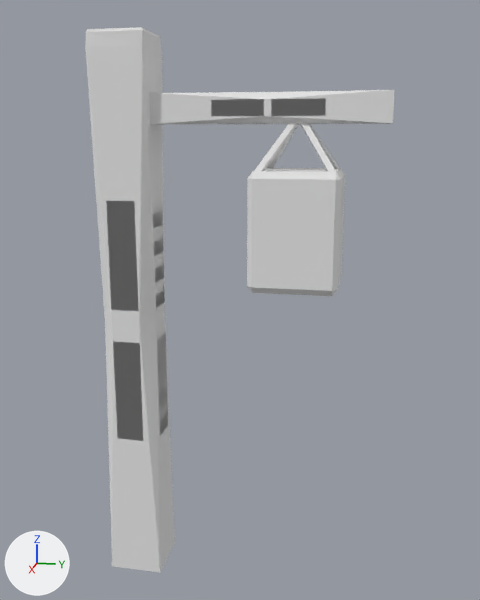
A saved change to the OBJ model assets/models/lamp.obj.
Camera for both pictures: a 50 mm camera at (4.55, 1.71, 3.32) aimed at (-0.04, 0.79, 2.17). The axes (+X, +Y, +Z) are drawn at lower left. The lights are the same throughout. Where no turn or scale is listed for an object, it has been applied to the vertices. Vertices at the same position are counted once.
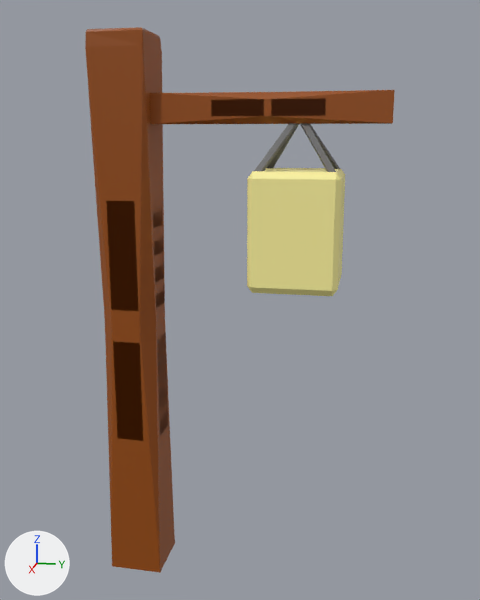
Pixel boxes (x1, y1, x2, y2) of what changed, in the pictures (480 x 600 px):
'Cube', surface changed: (85, 27, 395, 573) in both

The change in detail:
Picture 'lamp.png' (img_lamp_png) is new.
In material 'Material' (mat_material), base_color is no longer (0.8, 0.8, 0.8), white #e7e7e7.
In material 'Material' (mat_material), roughness goes from 1.0 to 0.5.
In material 'Material' (mat_material), texture is now set to img_lamp_png.
me_cube has 240 vertices, 452 faces and spans x -0.3..0.3, y -0.2..1.8, z 0.0..4.0.
me_cube is used by ob_cube; location (0.0, 0.0, 0.0).
me_cube part 1: texture (UV) coordinates of 452 of 452 faces, centred in x -0.3..0.3, y -0.2..1.8, z 0.0..4.0, changed; they spanned u 0.0..1.0, v 0.0..0.98 and now span u 0.02..0.98, v 0.02..0.98.
